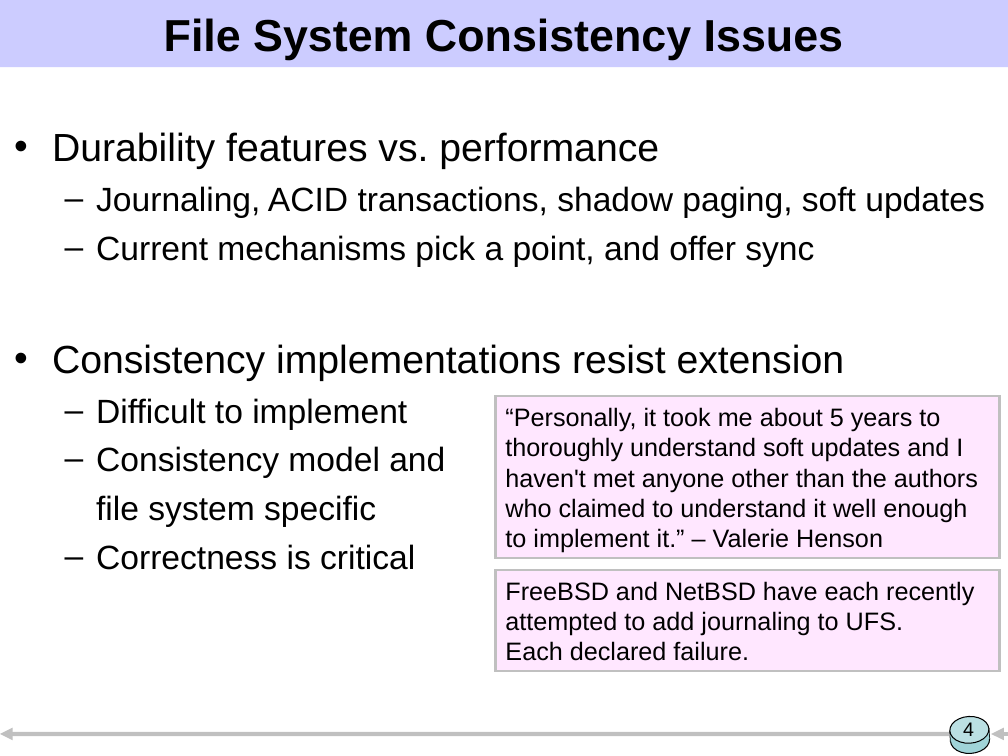
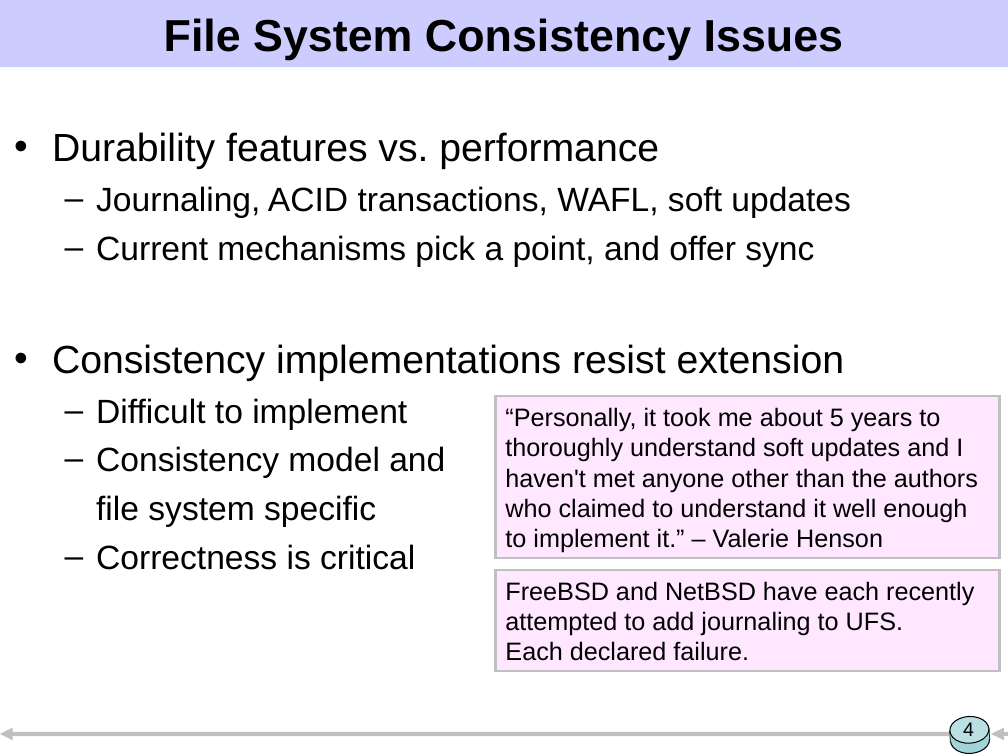
Before and after one commit to ucla-readable/fstitch-doc, a slide deck: slide 4 of sosp/pres.ppt. Drawn at 1008x756 pixels with LibreOffice and Linux fonts; fonts in the diff are those of the drawing. Boxes give left, top, right and bottom in pixels: in the first picture for what was removed or moved away, otherwise in the second. Text is boxed around its words. In the diff, an @@ line names an element or a change of style, - is before the commit and + after.

```diff
--- a/sosp/pres.ppt
+++ b/sosp/pres.ppt
@@ text at (96, 186, 851, 218): text changed @@
-  – Journaling, ACID transactions, shadow paging, soft updates
+  – Journaling, ACID transactions, WAFL, soft updates
```
Also in this commit, not shown: 15 other slides changed, 2 slides added, 1 slide removed.
